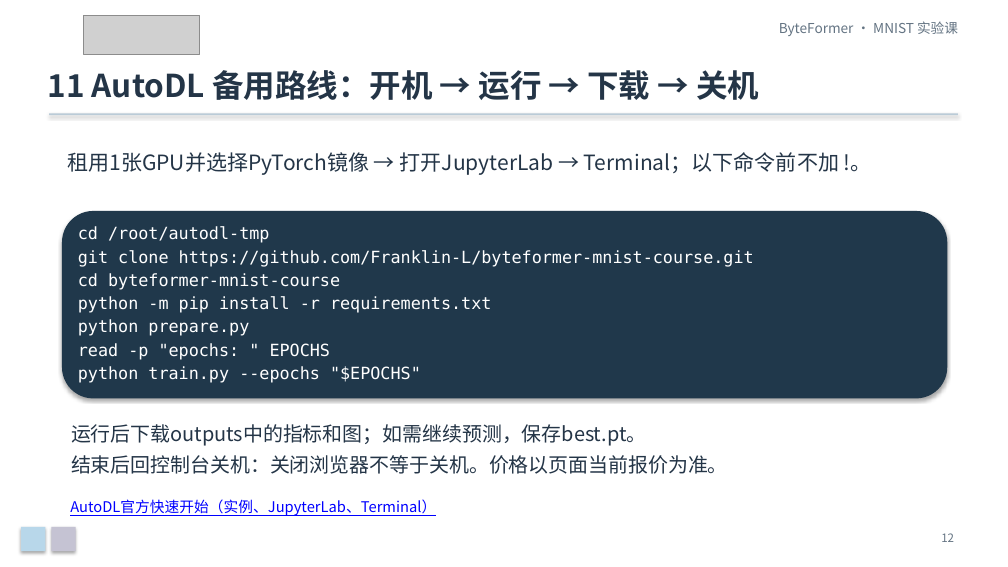
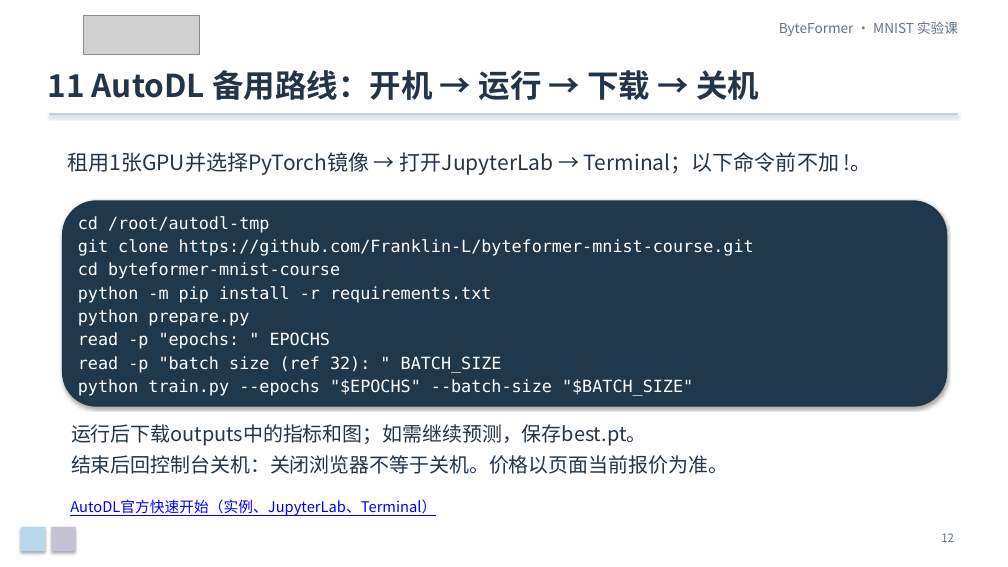
Before and after one commit to Franklin-L/byteformer-mnist-course, a slide deck: slide 12 of docs/ByteFormer_MNIST_零基础实验课.pptx. Drawn at 1008x567 pixels with LibreOffice and Linux fonts; fonts in the diff are those of the drawing; grey boxes stand for pictures. Boxes give left, top, right and bottom in pixels: in the first picture for what was removed or moved away, otherwise in the second. Text is boxed around its words. In the diff, an @@ line names an element or a change of style, - is before the commit and + after.

Commit message:
Let students choose batch size alongside training epochs

```diff
--- a/docs/ByteFormer_MNIST_零基础实验课.pptx
+++ b/docs/ByteFormer_MNIST_零基础实验课.pptx
@@ rounded rectangle resized from (x1=62, y1=211, x2=948, y2=399) to (x1=62, y1=200, x2=948, y2=407) @@
@@ text "cd /root/autodl-tmp" moved from (x1=78, y1=226, x2=754, y2=383) to (x1=78, y1=216, x2=754, y2=396) @@
@@ text at (x1=78, y1=356, x2=693, y2=396): text changed @@
-python train.py --epochs "$EPOCHS"
+read -p "batch size (ref 32): " BATCH_SIZE
+python train.py --epochs "$EPOCHS" --batch-size "$BATCH_SIZE"
```
Also in this commit, not shown: 5 other slides changed, 7 other files.
